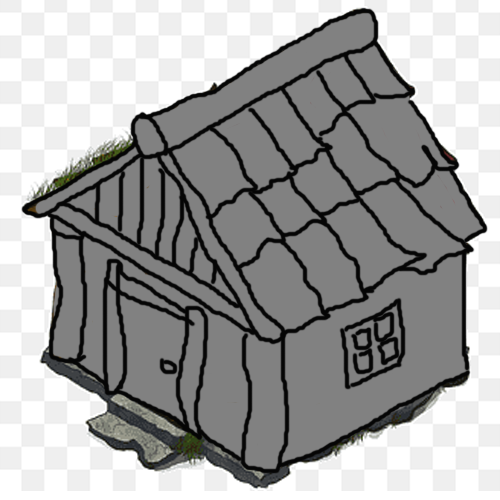
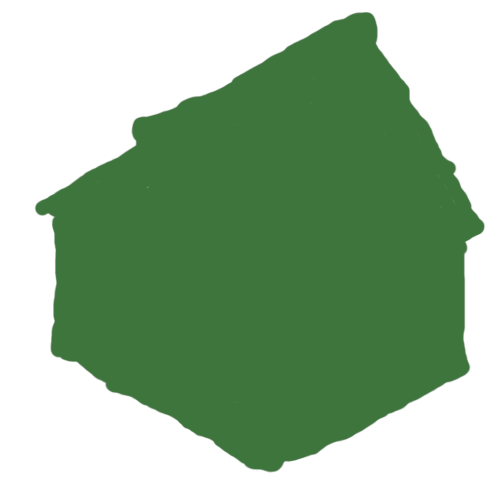
Comparing the layer stacks of the two 500 × 500 images. Changes:
hid "Ebene 2" over [21, 8, 488, 474]
added layer "Ebene 3 Kopie" (85%) above "Ebene 3" over [34, 11, 485, 474]
hid "Ebene 3", painted on it over [34, 11, 485, 474]
hid "Ebene 1" over [0, 0, 500, 491]
